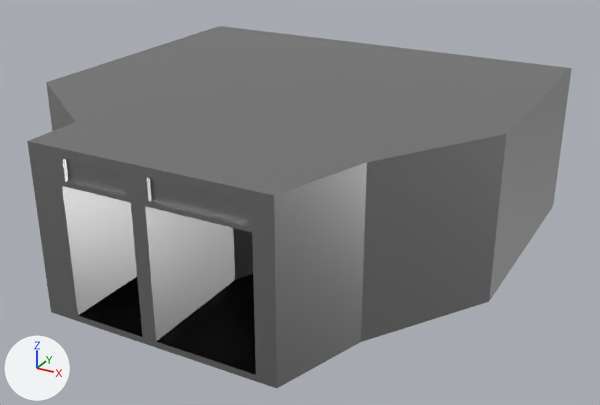
What one commit did to the FBX model CEON/models/ARRIVAL_MODULE.fbx.
Rendered twice from a 50 mm camera at (11.12, -19.59, 10.82) aimed at (0.65, -0.56, 1.31). Lighting does not change. The marker at lower left points along +X, +Y and +Z. Vertices at the same position are counted once.

In view in the first picture: 'STAIRS_CLUB_SIDE'.
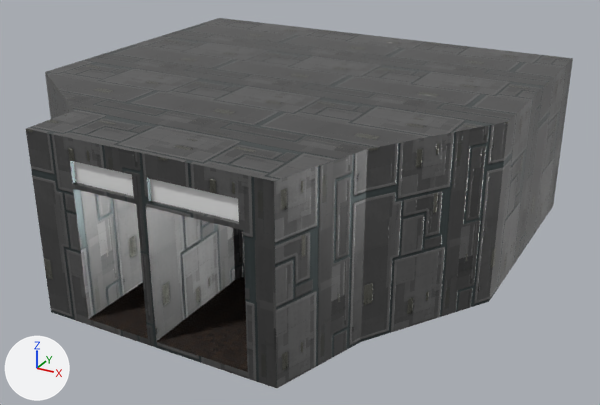
The newer file is also turned or shifted as a whole; pictures and numbers use the older file's frame.

Pixel boxes (x1, y1, x2, y2) of what changed, in the pictures (600 x 405 px; the box of a moved part takes in the faces that stretch with it):
'STAIRS_CLUB_SIDE', surface changed, reshaped
    before: (27, 26, 572, 388)
    after: (26, 18, 573, 388)
part 1 of me_cube_002, moved or reshaped
    both: (55, 179, 277, 388)
part 2 of me_cube_002, moved or reshaped
    before: (28, 26, 572, 388)
    after: (26, 18, 573, 388)
part 3 of me_cube_002, moved or reshaped
    before: (59, 197, 156, 341)
    after: (66, 199, 156, 341)
part 4 of me_cube_002, moved or reshaped
    before: (29, 142, 149, 202)
    after: (26, 129, 149, 202)
part 5 of me_cube_002, moved or reshaped
    before: (27, 141, 143, 337)
    after: (26, 130, 148, 339)

What changed in the scene script:
```text
Add img_dash_lined_metal_albedo_jpg:
    img_dash_lined_metal_albedo_jpg = load_image('dash-lined-metal_albedo.jpg', 'FLOOR/dash-lined-metal_albedo.jpg', 1024, 1024, 'sRGB')
Add img_dash_lined_metal_roughness_jpg:
    img_dash_lined_metal_roughness_jpg = load_image('dash-lined-metal_roughness.jpg', 'FLOOR/dash-lined-metal_roughness.jpg', 1024, 1024, 'Non-Color')
Add img_dash_lined_metal_metallic_jpg:
    img_dash_lined_metal_metallic_jpg = load_image('dash-lined-metal_metallic.jpg', 'FLOOR/dash-lined-metal_metallic.jpg', 1024, 1024, 'Non-Color')
Add img_dash_lined_metal_normal_jpg:
    img_dash_lined_metal_normal_jpg = load_image('dash-lined-metal_normal.jpg', 'FLOOR/dash-lined-metal_normal.jpg', 1024, 1024, 'Non-Color')
Add img_sci_fi_panel1_normal_jpg:
    img_sci_fi_panel1_normal_jpg = load_image('sci-fi-panel1-normal.jpg', 'WALLS/sci-fi-panel1-normal.jpg', 1024, 1024, 'Non-Color')
Add img_sci_fi_panel1_albedo_jpg:
    img_sci_fi_panel1_albedo_jpg = load_image('sci-fi-panel1-albedo.jpg', 'WALLS/sci-fi-panel1-albedo.jpg', 1024, 1024, 'sRGB')
Add img_sci_fi_panel1_roughness_jpg:
    img_sci_fi_panel1_roughness_jpg = load_image('sci-fi-panel1-roughness.jpg', 'WALLS/sci-fi-panel1-roughness.jpg', 1024, 1024, 'Non-Color')
Change mat_walls:
    remove # nodes: BsdfPrincipled, OutputMaterial
    remove # colours: grey #a9a9a9
    nodes: BsdfPrincipled, NormalMap, OutputMaterial, TexImage x3
    uses the picture img_sci_fi_panel1_albedo_jpg
    uses the picture img_sci_fi_panel1_normal_jpg
    uses the picture img_sci_fi_panel1_roughness_jpg
Change mat_floor:
    remove # nodes: BsdfPrincipled, OutputMaterial
    remove # colours: black #000000
    nodes: BsdfPrincipled, NormalMap, OutputMaterial, TexImage x4
    uses the picture img_dash_lined_metal_albedo_jpg
    uses the picture img_dash_lined_metal_metallic_jpg
    uses the picture img_dash_lined_metal_normal_jpg
    uses the picture img_dash_lined_metal_roughness_jpg
Change me_cube_002:
    where me_cube_002.from_pydata(...)  # 110 vertices, 216 faces; spans x -6.34..6.41, y -6.76..5.99, z -0.11..4.44
    used by ob_stairs_club_side; location = (0.0, 0.0, 0.0)
    me_cube_002 part 1: all 8 vertices in x 2.86..2.96, y -6.76..-5.12, z 0.07..4.19 are moved by (-0.21, 0.0, 0.0)
    me_cube_002 part 2: all 8 vertices in x -6.34..6.41, y -6.76..5.99, z 4.44 are moved by (0.0, 0.0, 0.3)
    me_cube_002 part 3: all 4 vertices in x -0.16, y -6.76..-0.76, z 0.07..3.52 are moved by (0.16, 0.0, 0.0)
    me_cube_002 part 4: all 8 vertices in x -2.04..-0.29, y -6.76..-6.66, z 3.63..4.19 are moved by (0.23, 0.0, 0.0)
    me_cube_002 part 5: all 4 vertices in x -2.16, y -6.76..-2.76, z 0.07..3.52 are moved by (0.34, 0.0, 0.0)
```
